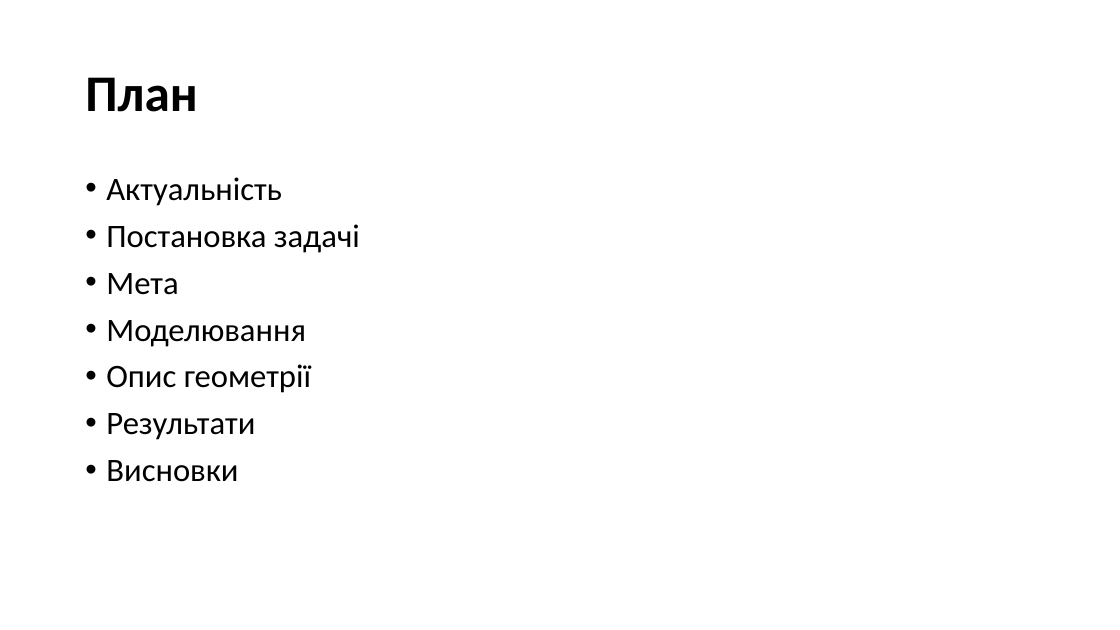
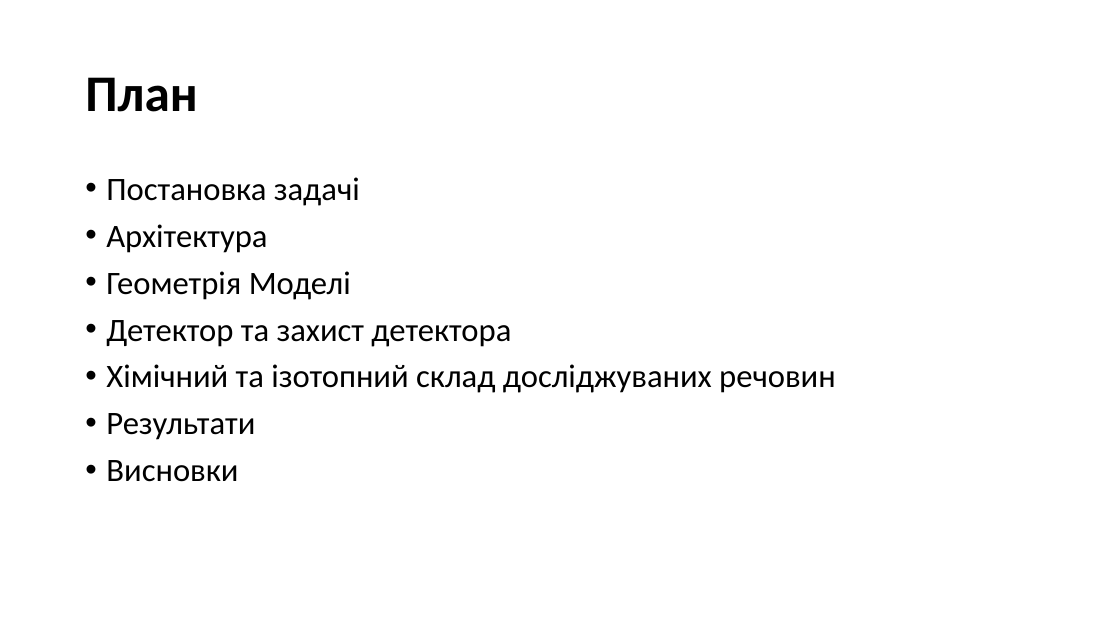
Before and after one commit to npd2020/diploms, a slide deck: slide 2 of v.haponov/Presentation/Valentyn_Haponov.pptx. Drawn at 1120x630 pixels with LibreOffice and Linux fonts; fonts in the diff are those of the drawing. Boxes give left, top, right and bottom in pixels: in the first picture for what was removed or moved away, otherwise in the second. Text is boxed around its words. In the diff, an @@ line names an element or a change of style, - is before the commit and + after.

```diff
--- a/v.haponov/Presentation/Valentyn_Haponov.pptx
+++ b/v.haponov/Presentation/Valentyn_Haponov.pptx
@@ text at <box>106,177,282,206</box>: paragraph removed @@
-• Актуальність
@@ text at <box>106,224,836,393</box>: text changed @@
-• Мета
-• Моделювання
-• Опис геометрії
+• Архітектура
+• Геометрія Моделі
+• Детектор та захист детектора
+• Хімічний та ізотопний склад досліджуваних речовин
```
Also in this commit, not shown: 2 other slides changed, 4 slides added, 3 slides removed.
